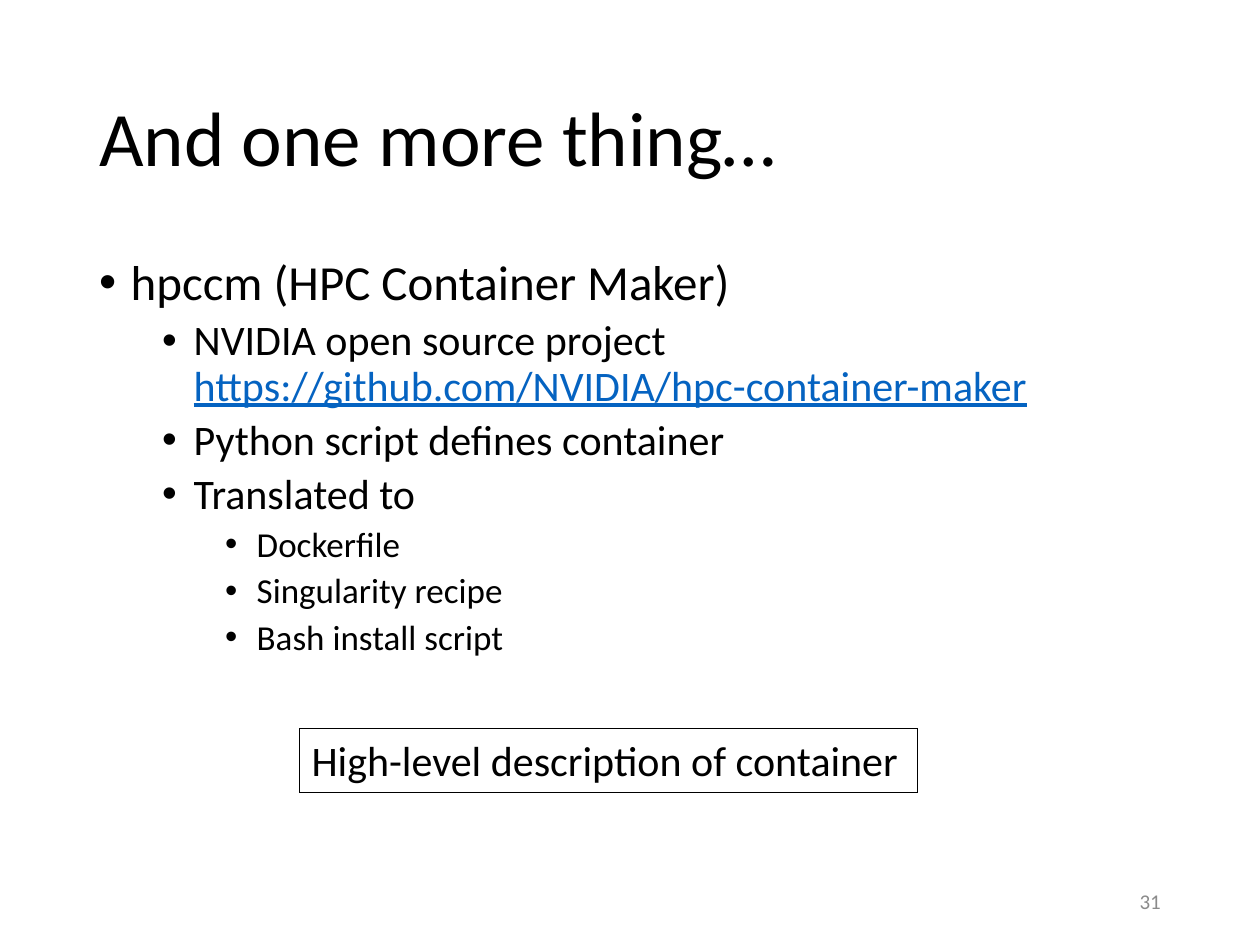
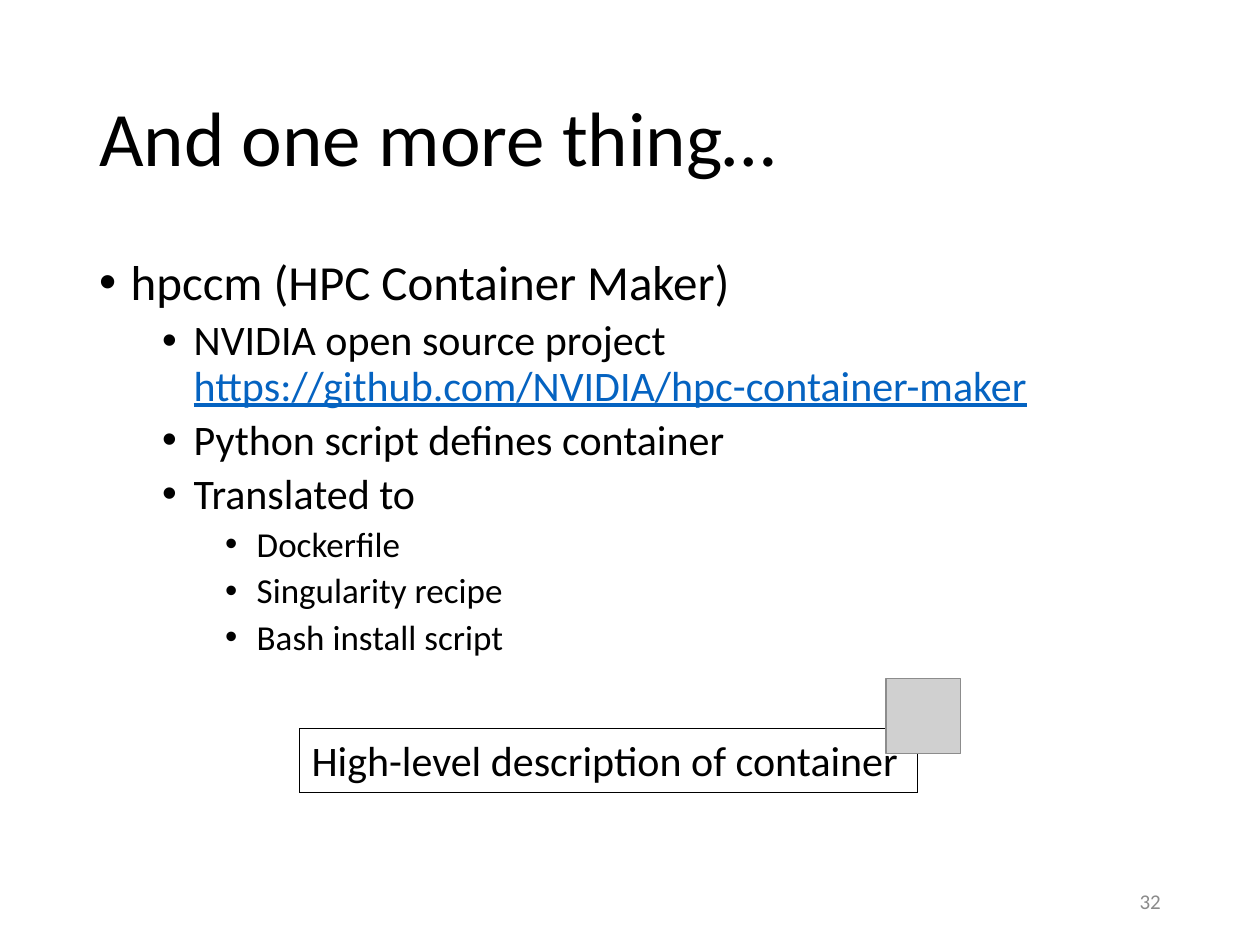
Before and after one commit to gjbex/Containers-for-HPC, a slide deck: slide 32 of containers_for_hpc.pptx (slide 31 before the commit). Drawn at 1260x945 pixels with LibreOffice and Linux fonts; fonts in the diff are those of the drawing; grey boxes stand for pictures. Boxes give left, top, right and bottom in pixels: in the first picture for what was removed or moved away, otherwise in the second. Text is boxed around its words. In the diff, an @@ line names an element or a change of style, - is before the commit and + after.

```diff
--- a/containers_for_hpc.pptx
+++ b/containers_for_hpc.pptx
@@ picture added at [886,679,960,753] @@
@@ page number at [1140,895,1161,909]: text changed @@
-31
+32
```
Also in this commit, not shown: 1 slide added.
